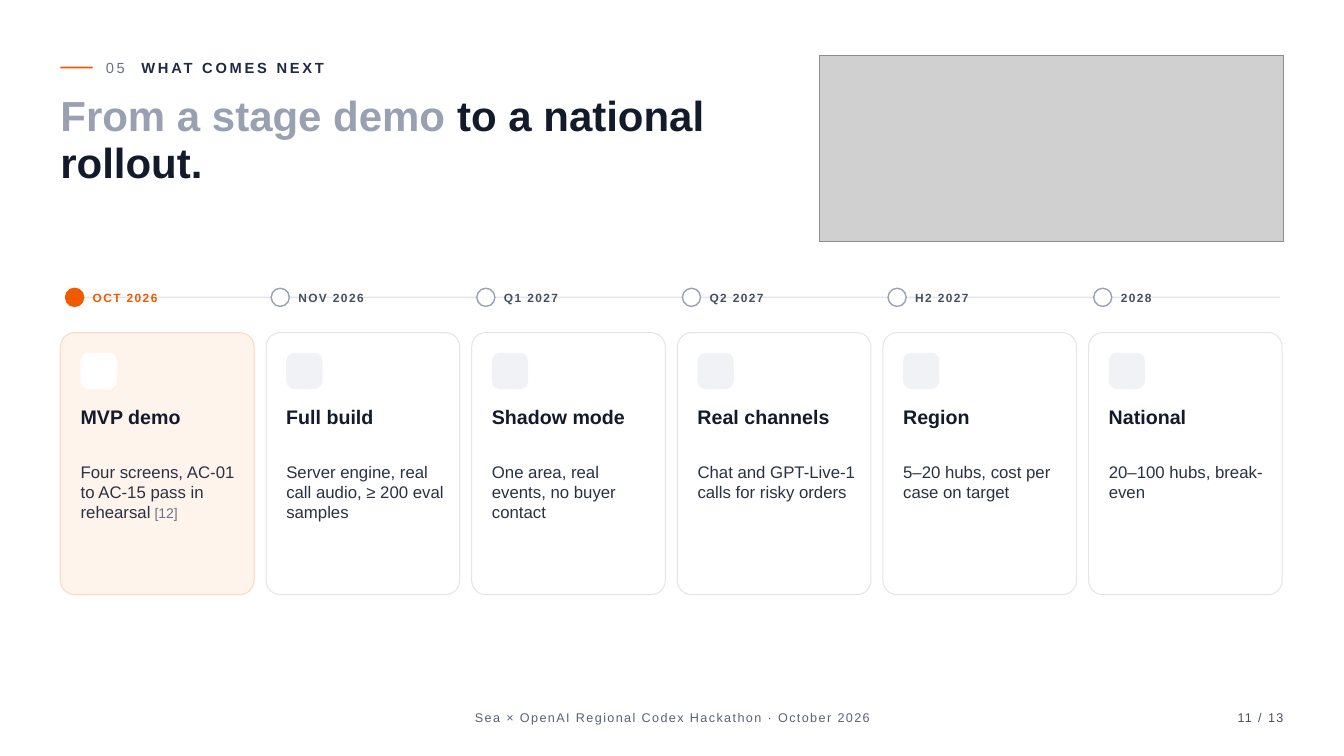
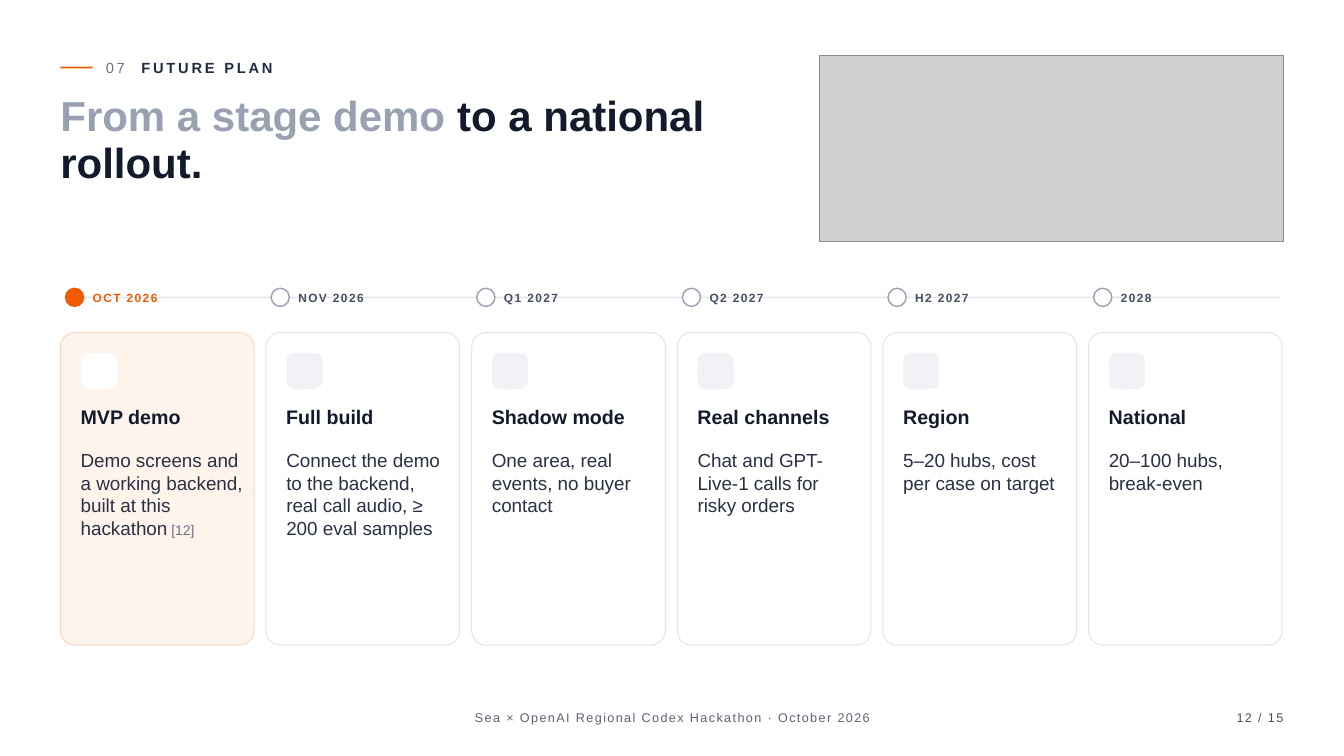
Before and after one commit to BennedictQuanTon/Alodi-Regional-Codex-Hackathon-2026, a slide deck: slide 12 of prep/01-pitch/Alodi-Pitch.pptx (slide 11 before the commit). Drawn at 1344x756 pixels with LibreOffice and Linux fonts; fonts in the diff are those of the drawing; grey boxes stand for pictures; background and template pictures are left out. Boxes give left, top, right and bottom in pixels: in the first picture for what was removed or moved away, otherwise in the second. Text is boxed around its words. In the diff, an @@ line names an element or a change of style, - is before the commit and + after.

```diff
--- a/prep/01-pitch/Alodi-Pitch.pptx
+++ b/prep/01-pitch/Alodi-Pitch.pptx
@@ text at [106,63,272,73]: text changed @@
-05 WHAT COMES NEXT
+07 FUTURE PLAN
@@ rounded rectangle: place and size @@
-rounded rectangle at [60,333,254,595]
+rounded rectangle at [60,333,254,645]
@@ rounded rectangle: place and size @@
-rounded rectangle at [266,333,460,595]
+rounded rectangle at [266,333,460,645]
@@ rounded rectangle: place and size @@
-rounded rectangle at [472,333,665,595]
+rounded rectangle at [472,333,665,645]
@@ rounded rectangle: place and size @@
-rounded rectangle at [678,333,871,595]
+rounded rectangle at [678,333,871,645]
@@ rounded rectangle: place and size @@
-rounded rectangle at [883,333,1077,595]
+rounded rectangle at [883,333,1077,645]
@@ rounded rectangle: place and size @@
-rounded rectangle at [1089,333,1282,595]
+rounded rectangle at [1089,333,1282,645]
@@ text "One area, real events, no ...": place and size @@
-text "One area, real events, no ..." at [492,466,616,518]
+text "One area, real events, no ..." at [492,453,631,512]
@@ text "Chat and GPT-Live-1 calls for ...": place and size @@
-text "Chat and GPT-Live-1 calls for ..." at [698,466,855,502]
+text "Chat and GPT-Live-1 calls for ..." at [698,453,823,516]
@@ text "5–20 hubs, cost per case ...": place and size @@
-text "5–20 hubs, cost per case ..." at [903,466,1050,502]
+text "5–20 hubs, cost per case ..." at [903,453,1055,494]
@@ size 12 to 13.5 pt in 4 elements at [492,453,631,512], [698,453,823,516], [903,453,1055,494], [1109,453,1223,490] @@
@@ text "20–100 hubs, break-even": place and size @@
-text "20–100 hubs, break-even" at [1109,466,1263,498]
+text "20–100 hubs, break-even" at [1109,453,1223,490]
@@ text at [81,453,242,538]: text changed; size 12 to 13.5 pt @@
-Four screens, AC-01 to AC-15 pass in rehearsal [12]
+Demo screens and a working backend, built at this hackathon [12]
@@ text at [286,453,440,539]: text changed; size 12 to 13.5 pt @@
-Server engine, real call audio, ≥ 200 eval samples
+Connect the demo to the backend, real call audio, ≥ 200 eval samples
@@ text at [1237,713,1283,722]: text changed @@
-11 / 13
+12 / 15
```
Also in this commit, not shown: 4 other slides changed, 9 slides added, 7 slides removed, 46 other files.
